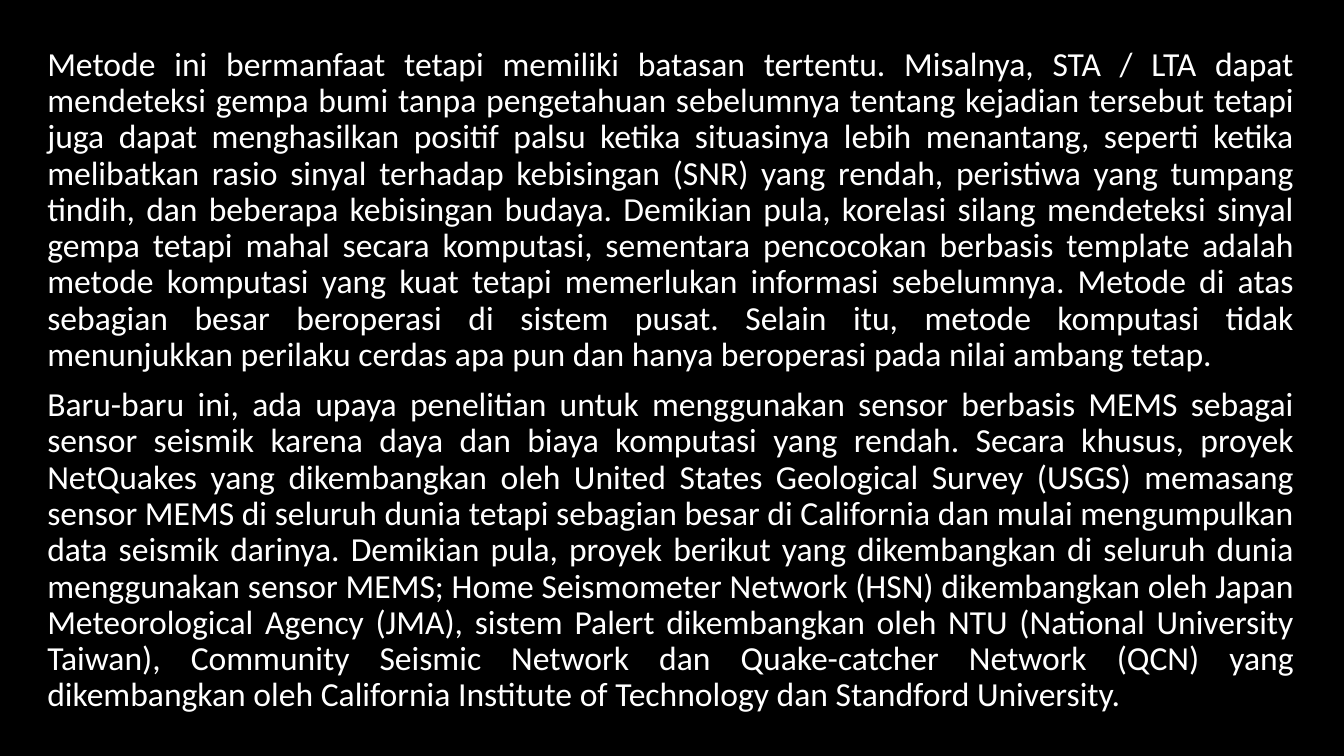
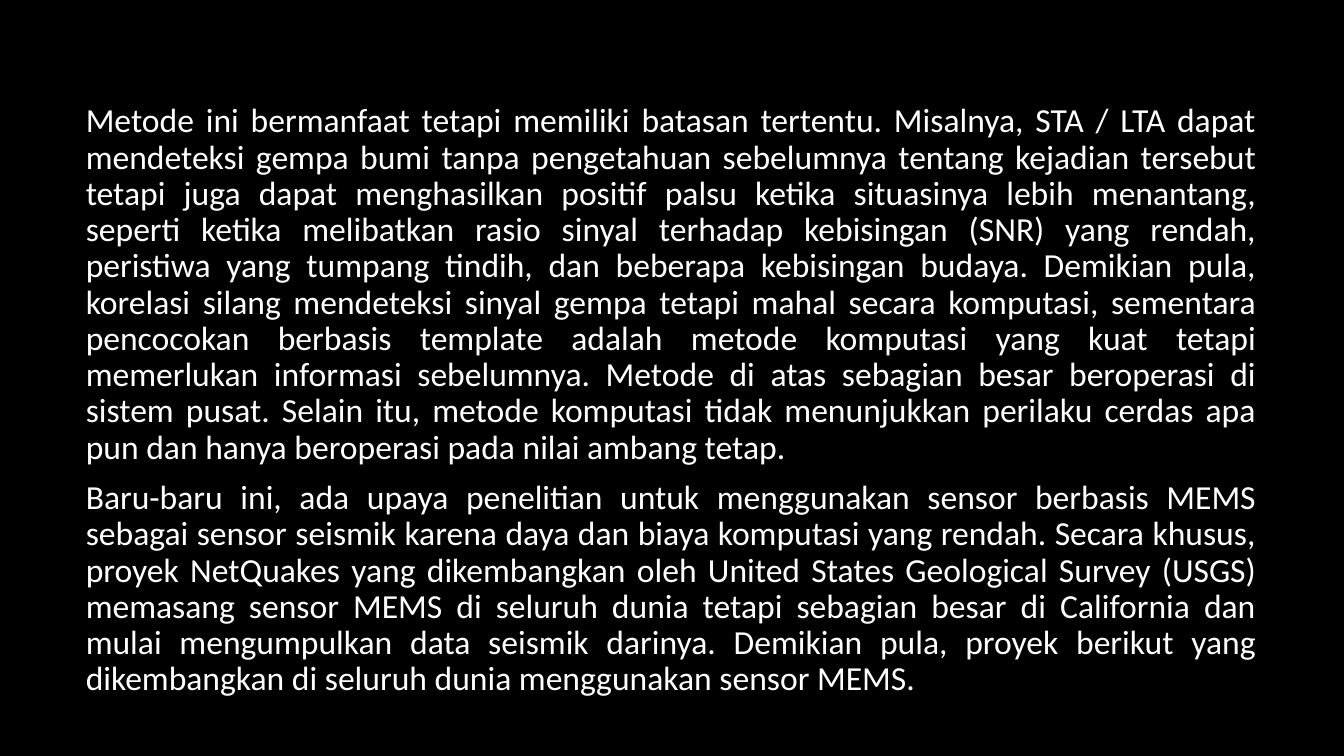
Before and after one commit to juvina03/SBP, a slide deck: slide 9 of PPT_Presentasi_SBP.pptx. Drawn at 1344x756 pixels with LibreOffice and Linux fonts; fonts in the diff are those of the drawing. Boxes give left, top, right and bottom in pixels: in the first picture for what was removed or moved away, otherwise in the second. Text is boxed around its words. In the diff, an @@ line names an element or a change of style, - is before the commit and + after.

```diff
--- a/PPT_Presentasi_SBP.pptx
+++ b/PPT_Presentasi_SBP.pptx
@@ text "Metode ini bermanfaat tetapi memiliki ...": place and size @@
-text "Metode ini bermanfaat tetapi memiliki ..." at (47, 52, 1294, 712)
+text "Metode ini bermanfaat tetapi memiliki ..." at (86, 108, 1256, 696)
@@ text at (86, 485, 1256, 696): text changed @@
-Baru-baru ini, ada upaya penelitian untuk menggunakan sensor berbasis MEMS sebagai sensor seismik karena daya dan biaya komputasi yang rendah. Secara khusus, proyek NetQuakes yang dikembangkan oleh United States Geological Survey (USGS) memasang sensor MEMS di seluruh dunia tetapi sebagian besar di California dan mulai mengumpulkan data seismik darinya. Demikian pula, proyek berikut yang dikembangkan di seluruh dunia menggunakan sensor MEMS; Home Seismometer Network (HSN) dikembangkan oleh Japan Meteorological Agency (JMA), sistem Palert dikembangkan oleh NTU (National University Taiwan), Community Seismic Network dan Quake-catcher Network (QCN) yang dikembangkan oleh California Institute of Technology dan Standford University.
+Baru-baru ini, ada upaya penelitian untuk menggunakan sensor berbasis MEMS sebagai sensor seismik karena daya dan biaya komputasi yang rendah. Secara khusus, proyek NetQuakes yang dikembangkan oleh United States Geological Survey (USGS) memasang sensor MEMS di seluruh dunia tetapi sebagian besar di California dan mulai mengumpulkan data seismik darinya. Demikian pula, proyek berikut yang dikembangkan di seluruh dunia menggunakan sensor MEMS.
```
Also in this commit, not shown: 3 other slides changed.
